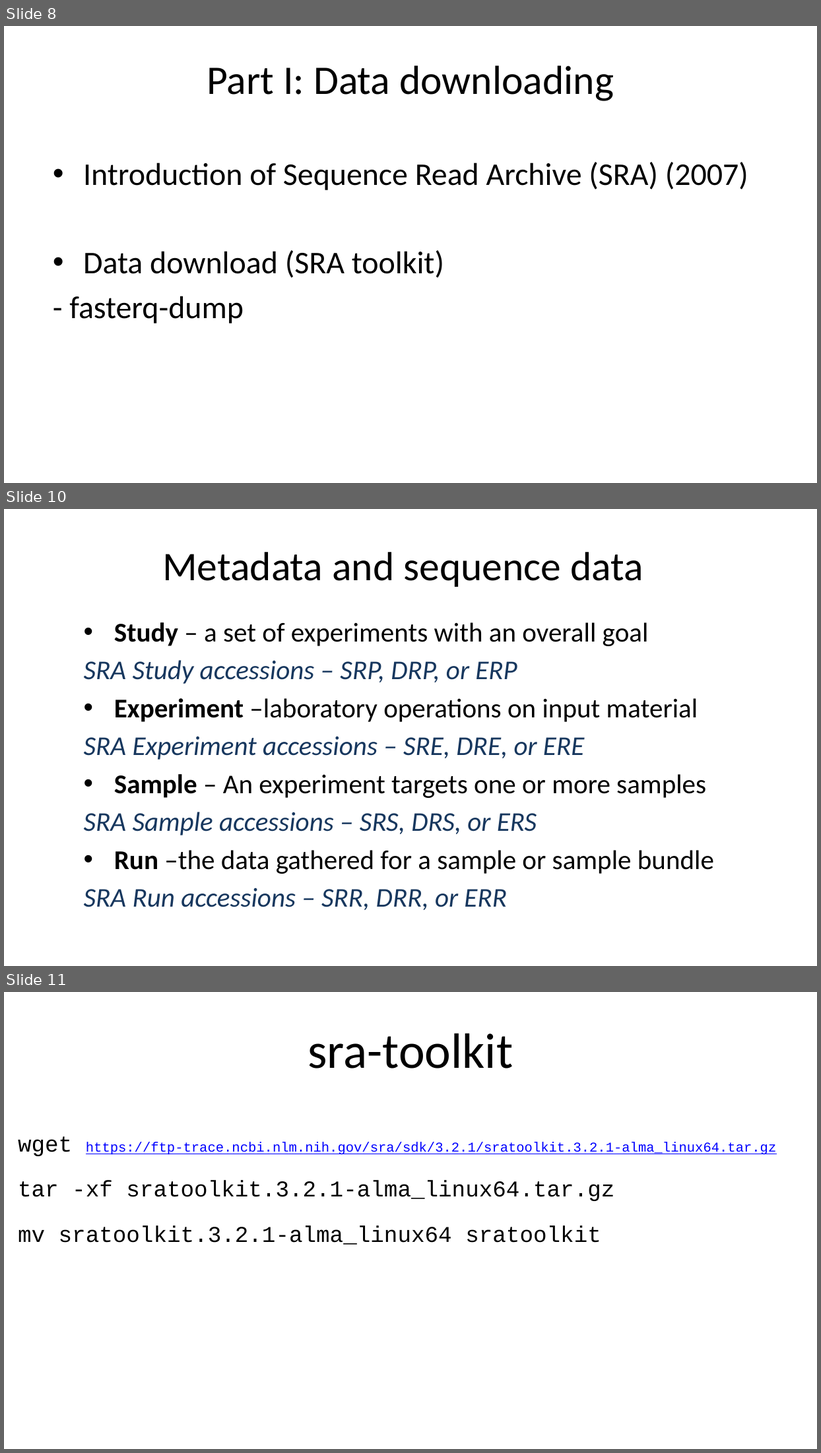
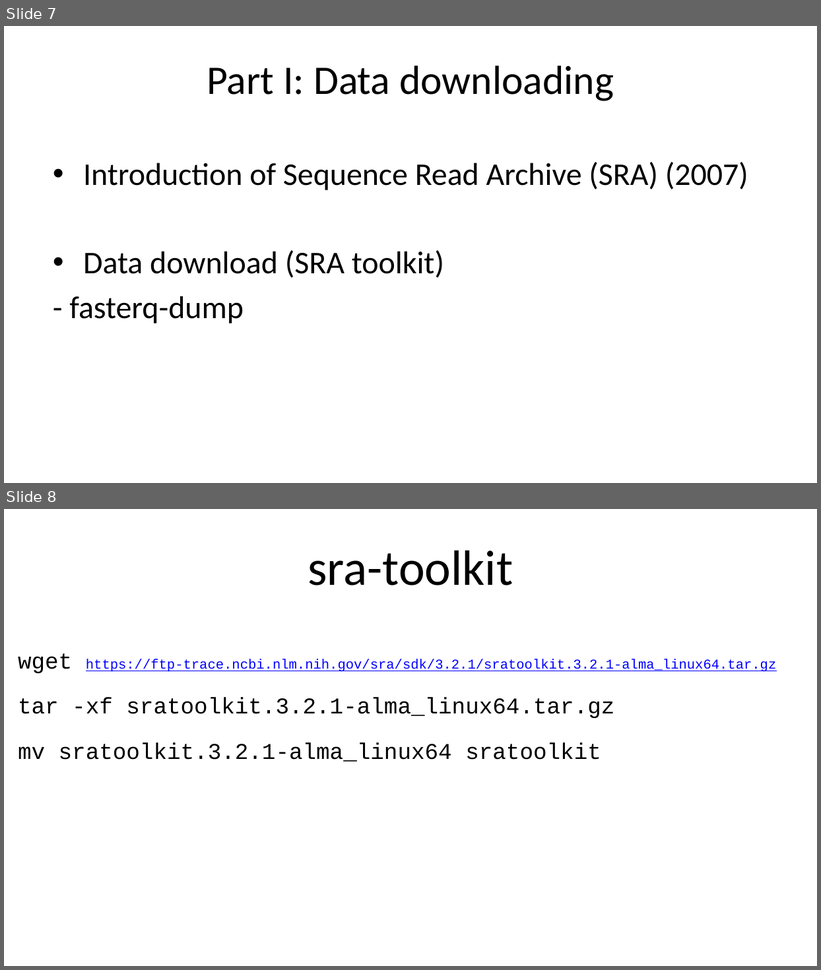
Before and after one commit to liu3zhenlab/teaching, a slide deck: PLPTH813Bioinformatis/2025/2_lab/lab11_DE.pptx. Shown one above the other, each under a label of ours: slides 8, 10 and 11 before the commit, slides 7 and 8 after it; the slides between them are not shown. The pictures are 821x1453 and 821x970 pixels, drawn with LibreOffice and Linux fonts; fonts in the diff are those of the drawing. Boxes give left, top, right and bottom in pixels: in the first picture for what was removed or moved away, otherwise in the second. Text is boxed around its words. In the diff, an @@ line names an element or a change of style, - is before the commit and + after.

```diff
--- a/PLPTH813Bioinformatis/2025/2_lab/lab11_DE.pptx
+++ b/PLPTH813Bioinformatis/2025/2_lab/lab11_DE.pptx
@@ slide 10 removed at (x1=4, y1=509, x2=817, y2=966), background #FFFFFF @@
@@ title removed at (x1=162, y1=552, x2=644, y2=587) @@
-Metadata and sequence data
@@ text removed at (x1=84, y1=623, x2=714, y2=910) @@
-• Study – a set of experiments with an overall goal
-SRA Study accessions – SRP, DRP, or ERP
-• Experiment –laboratory operations on input material
-SRA Experiment accessions – SRE, DRE, or ERE
-• Sample – An experiment targets one or more samples
-SRA Sample accessions – SRS, DRS, or ERS
-• Run –the data gathered for a sample or sample bundle
-SRA Run accessions – SRR, DRR, or ERR
@@ what was slide 8 is now slide 7 @@
@@ what was slide 11 is now slide 8 @@
```
Also in this commit, not shown: 9 slides changed, 4 slides added, 2 other slides removed.
